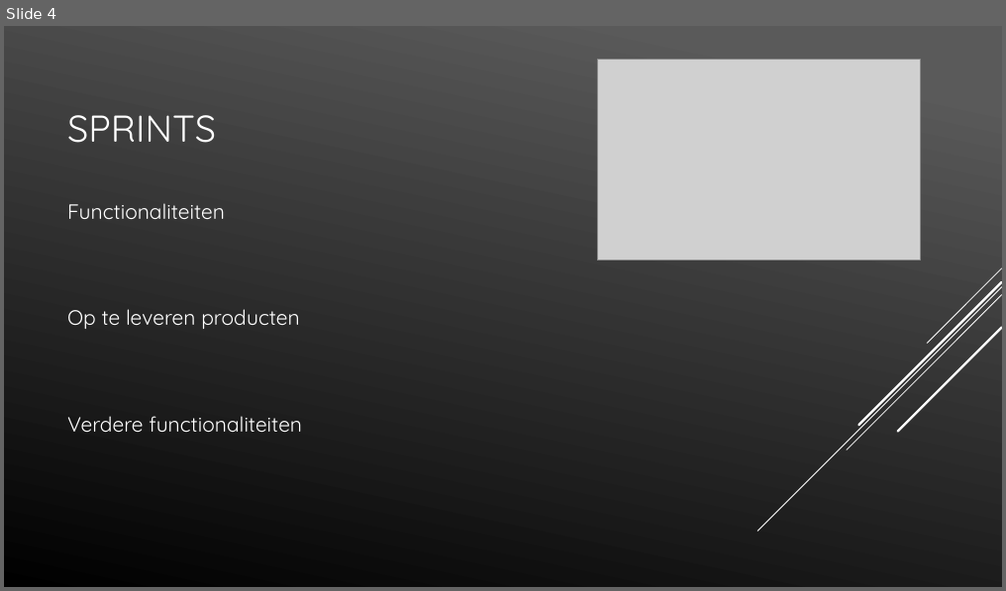
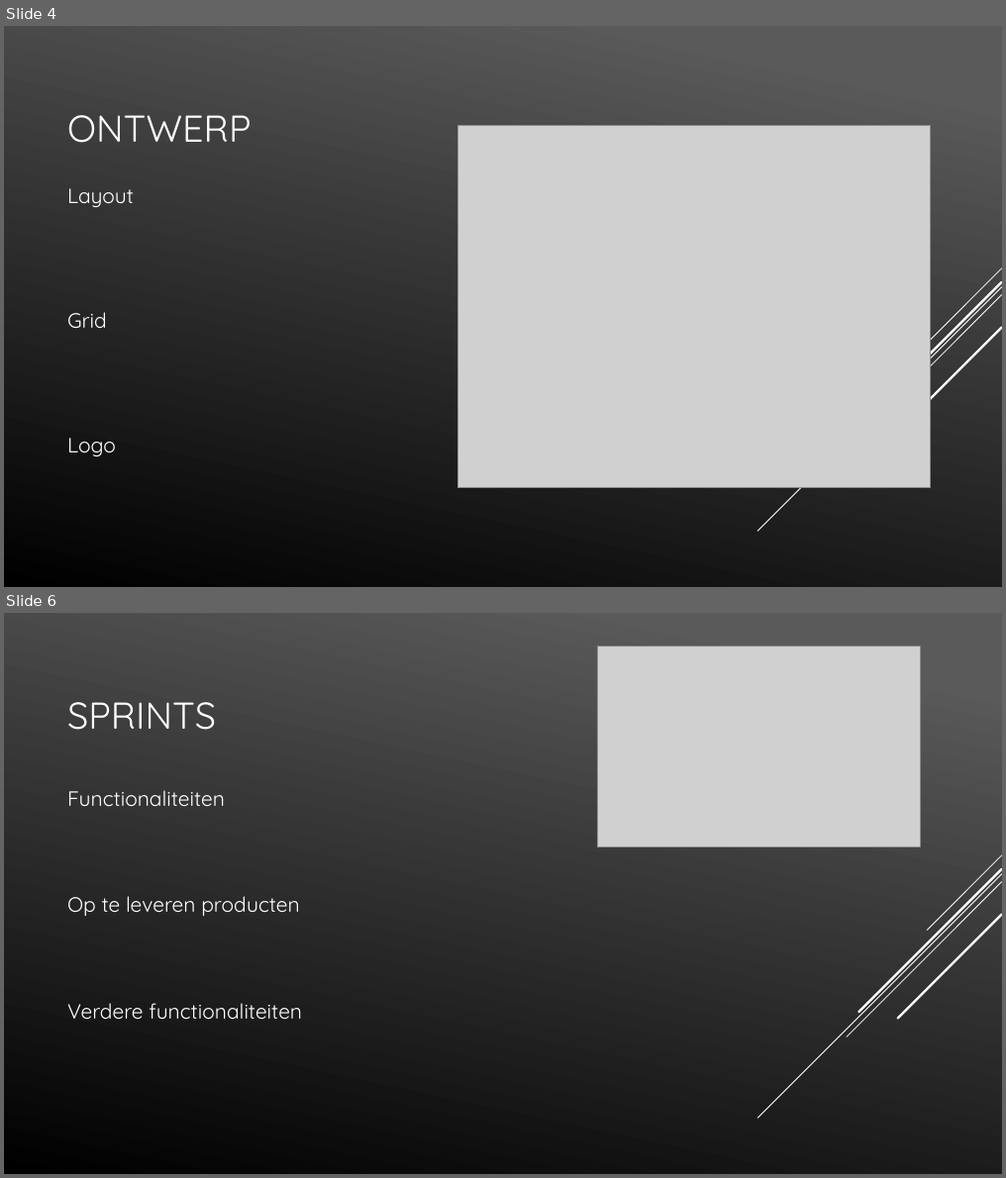
Before and after one commit to LucasHuls/Calc4You-Project-Groep-5, a slide deck: PowerPoint.pptx. Shown one above the other, each under a label of ours: slide 4 before the commit, slides 4 and 6 after it; the slides between them are not shown. The pictures are 1006x591 and 1006x1178 pixels, drawn with LibreOffice and Linux fonts; fonts in the diff are those of the drawing; grey boxes stand for pictures. Boxes give left, top, right and bottom in pixels: in the first picture for what was removed or moved away, otherwise in the second. Text is boxed around its words. In the diff, an @@ line names an element or a change of style, - is before the commit and + after.

```diff
--- a/PowerPoint.pptx
+++ b/PowerPoint.pptx
@@ slide 4 added at (x1=4, y1=26, x2=1002, y2=587), background gradient #5B5B5B to #000000; not listed: 5 template elements that a slide beside it also shows @@
@@ title added at (x1=67, y1=115, x2=251, y2=143), 36 pt, text #FFFFFF @@
+ONTWERP
@@ picture added at (x1=457, y1=126, x2=930, y2=488) @@
@@ text added at (x1=67, y1=188, x2=134, y2=457), 20 pt, text #FFFFFF @@
+Layout
+Grid
+Logo
@@ what was slide 4 is now slide 6 @@
```
Also in this commit, not shown: 3 slides changed, 6 other slides added.
